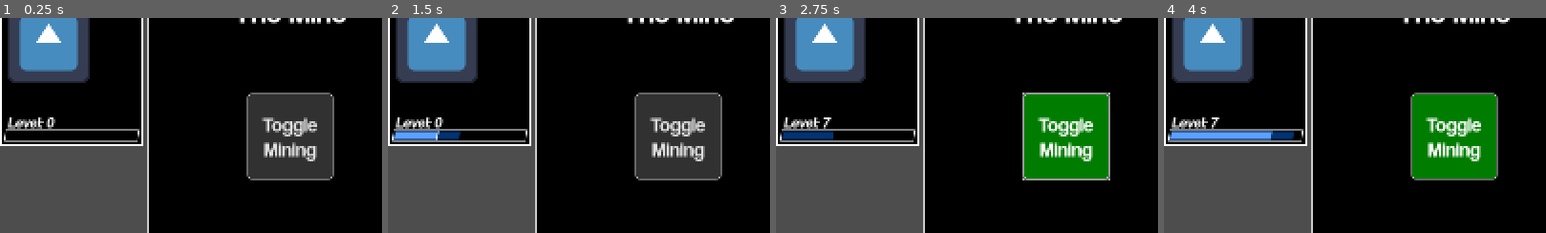
Above: before the commit, frames 1-4 (left to right).
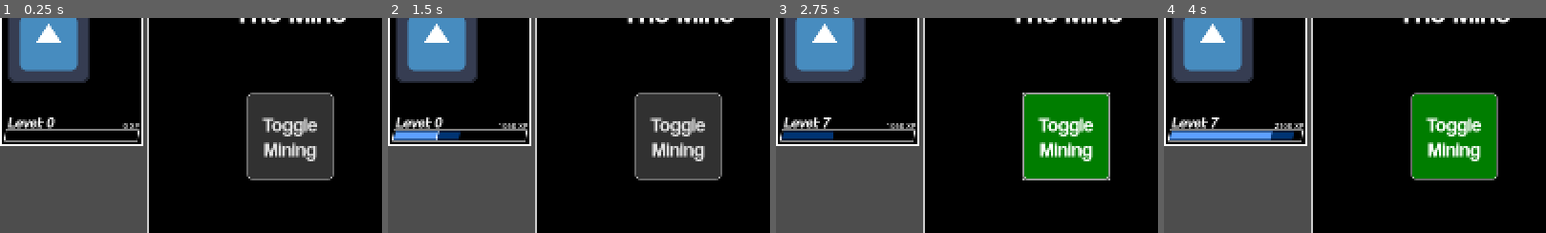
Above: after the commit, the same moments.

Repository: cphase/button-game
Game: Godot game, scene res://main.tscn
Same seed, same stepped clock (60 frames per second), same inputs: the game is played once before the commit and once after it. The engine's default icon, where the game draws it, is replaced by a stand-in: a white triangle on a blue panel in a dark square.
Inputs:
- Up to frame 1 (0.25 s): no input
- Up to frame 2 (1.5 s): click "Add 50 XP" at 0.5 s; click "Add 1000 XP" at 1.25 s
- Up to frame 3 (2.75 s): click "Toggle Mining" at 2 s
- Up to frame 4 (4 s): click "Add 50 XP" at 2.75 s; click "Add 1000 XP" at 3.5 s
The pictures show only the part of the screen within x 0-50%, y 6-56%; the shares and areas given below are measured in that part.

The runs differ from the first frame. In frame 1, less than 0.1% of the frame differs, in the area x 32-37%, y 48-52%; in frame 2, 0.2%, in the area x 29-37%, y 48-52%; in frame 3, 0.2%; in frame 4, 0.2%.

Commit message:
added xp amount label

Diff:
--- a/player_level_display.gd
+++ b/player_level_display.gd
@@ -72,6 +72,7 @@
 		current_xp = new_xp
 		anim_status = ANIM_NONE
 		# check if we got another animation do do during the previous one
+		##TODO: probably count held animations
 		if held_animation:
 			held_animation = false
 			#temporarily speed up animation to avoid graphical issues
@@ -115,6 +116,7 @@
 #try not to do this too often to keep animation smooth
 func add_xp(new):
 	new_xp = new
+	$XPAmount.text = str(new, " XP")
 	if anim_status == ANIM_NONE:
 		if level_queue.size() > 0:
 			#generate a full xp animation
--- a/player_level_display.tscn
+++ b/player_level_display.tscn
@@ -64,5 +64,13 @@
 theme_override_styles/panel = SubResource("StyleBoxFlat_qi3mk")
 script = ExtResource("3_21kbd")
 
+[node name="XPAmount" type="Label" parent="."]
+offset_left = 122.0
+offset_top = 10.0
+offset_right = 282.0
+offset_bottom = 33.0
+text = "0 XP"
+horizontal_alignment = 2
+
 [connection signal="xp_growing" from="." to="XpBar/XpBarTip" method="_on_player_level_display_xp_growing"]
 [connection signal="xp_stopped" from="." to="XpBar/XpBarTip" method="_on_player_level_display_xp_stopped"]
--- a/project.godot
+++ b/project.godot
@@ -12,7 +12,7 @@
 
 config/name="Button Game"
 run/main_scene="res://main.tscn"
-config/features=PackedStringArray("4.2", "GL Compatibility")
+config/features=PackedStringArray("4.4", "GL Compatibility")
 config/icon="res://icon.svg"
 
 [display]
Not shown, added: Fps.gd.uid
Not shown, added: XpBarTip.gd.uid
Not shown, changed: assets/fonts/coolvetica compressed hv.otf.import
Not shown, changed: assets/fonts/coolvetica condensed rg.otf.import
Not shown, changed: assets/fonts/coolvetica crammed rg.otf.import
Not shown, changed: assets/fonts/coolvetica rg it.otf.import
Not shown, changed: assets/fonts/coolvetica rg.otf.import
Not shown, added: level.gd.uid
Not shown: 1 places in level.tscn that only renumber resources
Not shown, added: main.gd.uid
Not shown: 1 places in main.tscn that only renumber resources
Not shown, added: mining_scene.gd.uid
(and 4 more such lines)
